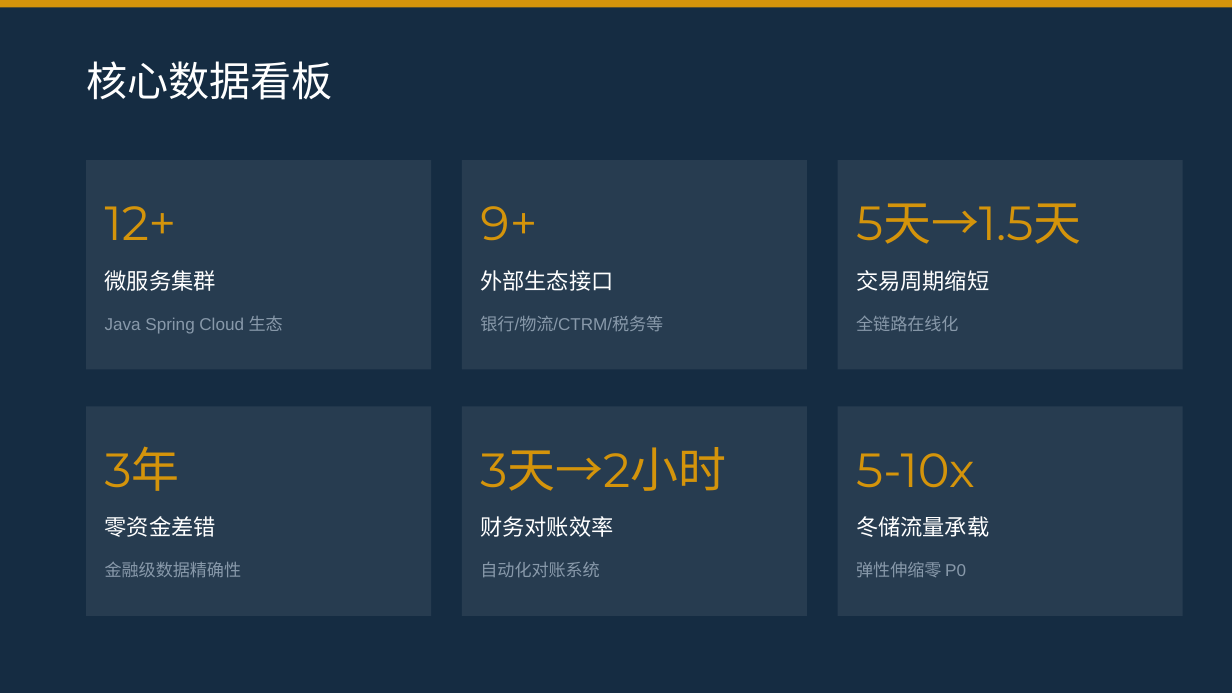
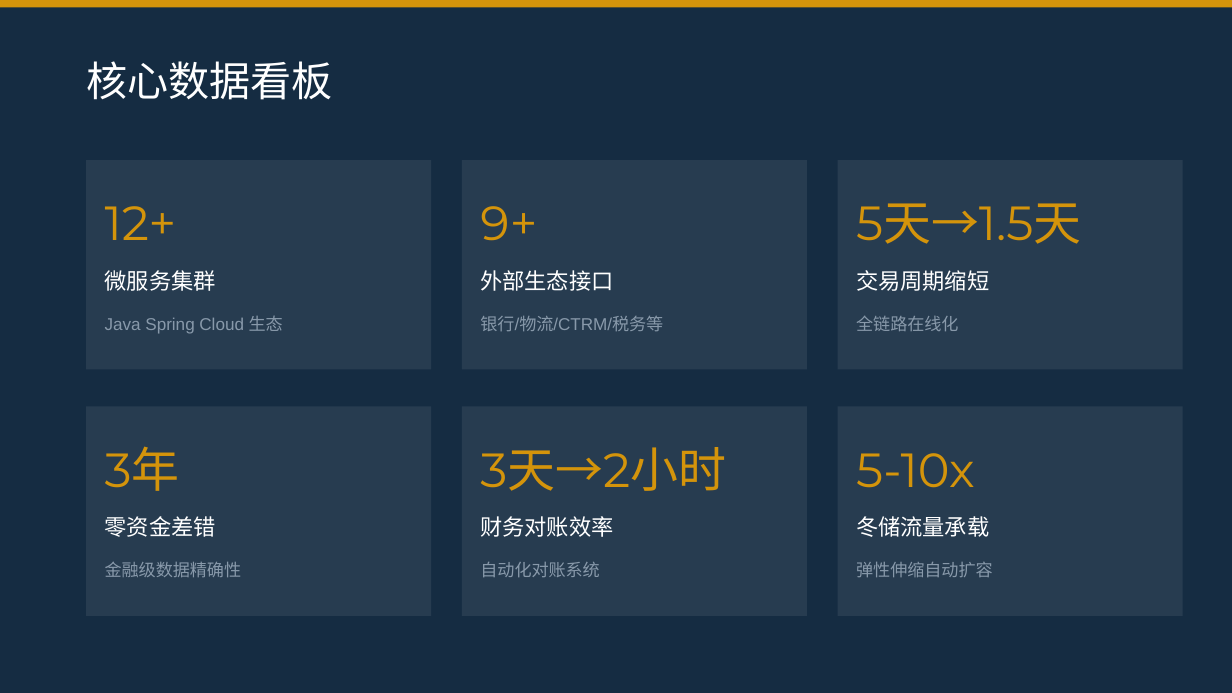
Before and after one commit to qq940043871/personal-investment-notes, a slide deck: slide 3 of 02-现货贸易/02-客户与案例/04-B2B技术经理-能力全景介绍.pptx. Drawn at 1232x693 pixels with LibreOffice and Linux fonts; fonts in the diff are those of the drawing. Boxes give left, top, right and bottom in pixels: in the first picture for what was removed or moved away, otherwise in the second. Text is boxed around its words. In the diff, an @@ line names an element or a change of style, - is before the commit and + after.

```diff
--- a/02-现货贸易/02-客户与案例/04-B2B技术经理-能力全景介绍.pptx
+++ b/02-现货贸易/02-客户与案例/04-B2B技术经理-能力全景介绍.pptx
@@ text at [856, 562, 992, 577]: text changed @@
-弹性伸缩零 P0
+弹性伸缩自动扩容
```
Also in this commit, not shown: 3 other slides changed, 16 other files.
